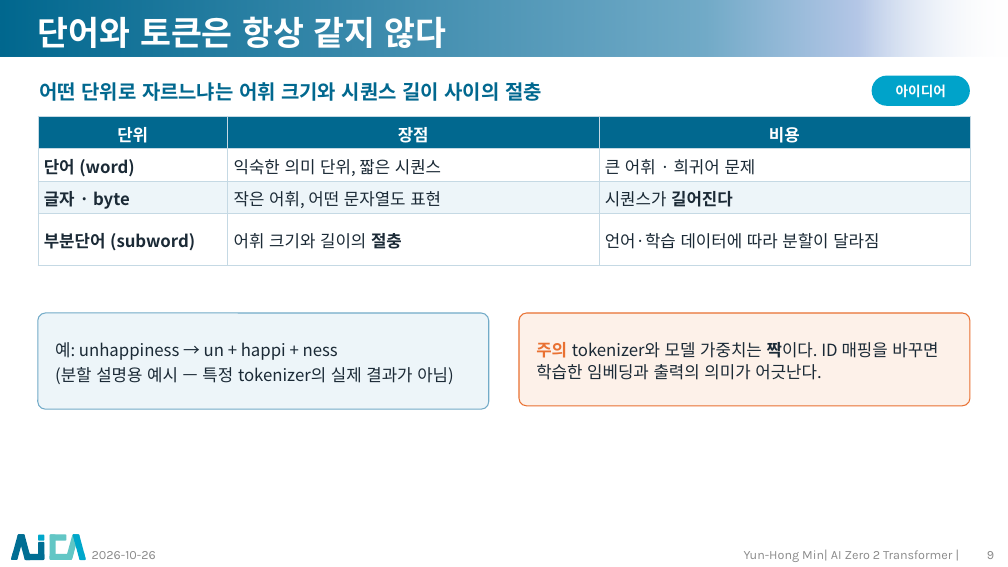
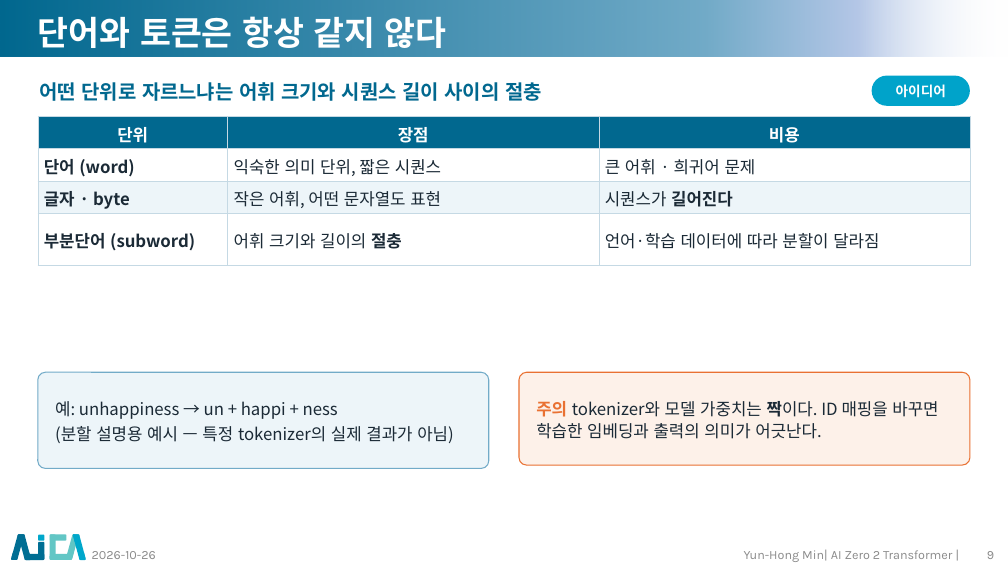
Before and after one commit to myunhh/AI-Zero-2-Transformers, a slide deck: slide 9 of lectures/week04_rnn_lstm_seq2seq.pptx. Drawn at 1008x567 pixels with LibreOffice and Linux fonts; fonts in the diff are those of the drawing; background and template pictures are left out. Boxes give left, top, right and bottom in pixels: in the first picture for what was removed or moved away, otherwise in the second. Text is boxed around its words. In the diff, an @@ line names an element or a change of style, - is before the commit and + after.

```diff
--- a/lectures/week04_rnn_lstm_seq2seq.pptx
+++ b/lectures/week04_rnn_lstm_seq2seq.pptx
@@ rounded rectangle "예: unhappiness → un + ..." moved from (x1=38, y1=313, x2=488, y2=409) to (x1=38, y1=372, x2=488, y2=468) @@
@@ rounded rectangle "주의 tokenizer와 모델 가중치는 짝이다. ..." moved from (x1=520, y1=313, x2=970, y2=406) to (x1=520, y1=372, x2=970, y2=465) @@
```
Also in this commit, not shown: 10 other slides changed, 12 other files.
